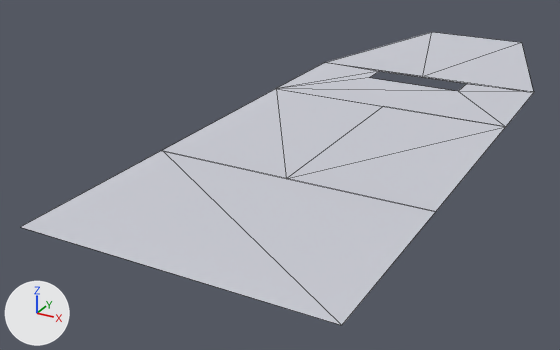
The glTF model src/worlds/Orbits/assets/models/spaceship/nav_meshes/lobby_observatory_control_dining_bay_floor.gltf, before and after one commit.
Rendered twice from a camera (50 mm lens) standing at (13.1, -29.3, 12.2) and looking at (-3.5, 0.8, -2.8). The axes (+X, +Y, +Z) are drawn at lower left. The lights are the same throughout. Mesh edges are drawn as thin lines. Where no turn or scale is listed for an object, it has been applied to the vertices.

Names of what the first picture shows: 'lobby_observatory_control_dining_bay_floor'.
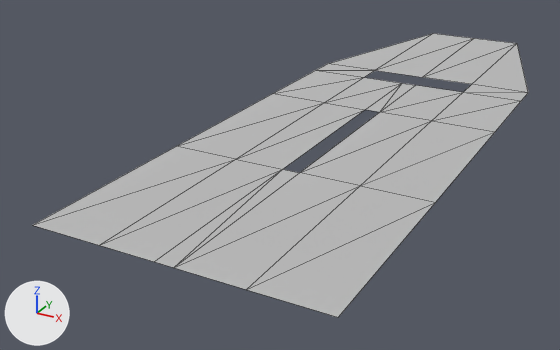
Commit message: fixed nav mesh

Boxes [x1, y1, x2, y2] around the edits, measured in the pictures (560 x 350 px):
'lobby_observatory_control_dining_bay_floor', reshaped: before [21, 32, 534, 325]; after [33, 33, 528, 317]
part 1 of me_lobby_observatory_control_dining_bay_floor, rebuilt (137% wider, 367% taller): before [326, 32, 534, 92]; after [33, 33, 528, 317]
part 2 of me_lobby_observatory_control_dining_bay_floor, deleted: before [288, 106, 506, 211]
part 3 of me_lobby_observatory_control_dining_bay_floor, deleted: before [163, 89, 383, 178]
part 4 of me_lobby_observatory_control_dining_bay_floor, deleted: before [21, 150, 436, 325]
part 5 of me_lobby_observatory_control_dining_bay_floor, deleted: before [277, 62, 534, 127]

The change, as a diff of the scene's bpy script:
```diff
--- a/src/worlds/Orbits/assets/models/spaceship/nav_meshes/lobby_observatory_control_dining_bay_floor.gltf.py
+++ b/src/worlds/Orbits/assets/models/spaceship/nav_meshes/lobby_observatory_control_dining_bay_floor.gltf.py
@@ mat_initialshadinggroup @@
+mat_initialshadinggroup = principled_material('initialShadingGroup')
+mat_initialshadinggroup.base_color = (0.5, 0.5, 0.5)  # grey #bcbcbc
+mat_initialshadinggroup.roughness = 1.0
@@ me_lobby_observatory_control_dining_bay_floor @@
 # used by ob_lobby_observatory_control_dining_bay_floor; location = (0.0, 0.0, 0.0)
 # verts and faces of me_lobby_observatory_control_dining_bay_floor; kept vertices keep their numbers, new ones are numbered from 25
 # before: 9 (-6.0, 10.9, 0.0) at pixel (325, 62), 10 (-2.5, 10.6, 0.0) at pixel (379, 71), 11 (2.5, 10.6, 0.0) at pixel (466, 83), 12 (6.0, 10.9, 0.0) at pixel (534, 91), 13 (2.5, 9.1, 0.0) at pixel (458, 91)
 # before: 14 (-2.5, 9.1, 0.0) at pixel (369, 77), 15 (-6.0, 4.9, 0.0) at pixel (275, 88), 16 (6.0, 4.9, 0.0) at pixel (505, 126)
-me_lobby_observatory_control_dining_bay_floor.from_pydata(...)  # 25 vertices, 17 faces; spans x -6.0..6.0, y -13.0..21.2, z 0.0
-me_lobby_observatory_control_dining_bay_floor.materials.append(mat_lambert5sg_003)  # light grey #cbcdd6
+me_lobby_observatory_control_dining_bay_floor.from_pydata(...)  # 32 vertices, 38 faces; spans x -5.8..5.8, y -12.7..20.8, z 0.0
+# me_lobby_observatory_control_dining_bay_floor part 1: the loose piece of 5 vertices spanning x -6.0..6.0, y 10.8..21.2, z 0.0 is rebuilt with 32 vertices and now spans x -5.8..5.8, y -12.7..20.8, z 0.0, in mat_initialshadinggroup (grey #bcbcbc)
+# me_lobby_observatory_control_dining_bay_floor part 2: the loose piece of 4 vertices spanning x 0.0..6.0, y -5.0..5.0, z 0.0 is deleted
+# me_lobby_observatory_control_dining_bay_floor part 3: the loose piece of 4 vertices spanning x -6.0..0.0, y -5.0..5.0, z 0.0 is deleted
+# me_lobby_observatory_control_dining_bay_floor part 4: the loose piece of 4 vertices spanning x -6.0..6.0, y -13.0..-5.0, z 0.0 is deleted
+# me_lobby_observatory_control_dining_bay_floor part 5
+delete_vertices([*range(9, 17)])  # with the faces that use them
+me_lobby_observatory_control_dining_bay_floor.materials.append(mat_initialshadinggroup)  # grey #bcbcbc
```
